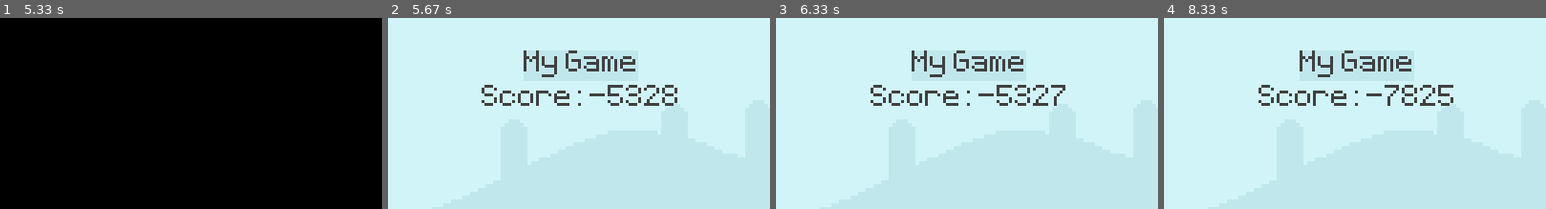
Above: before the commit, frames 1-4 (left to right).
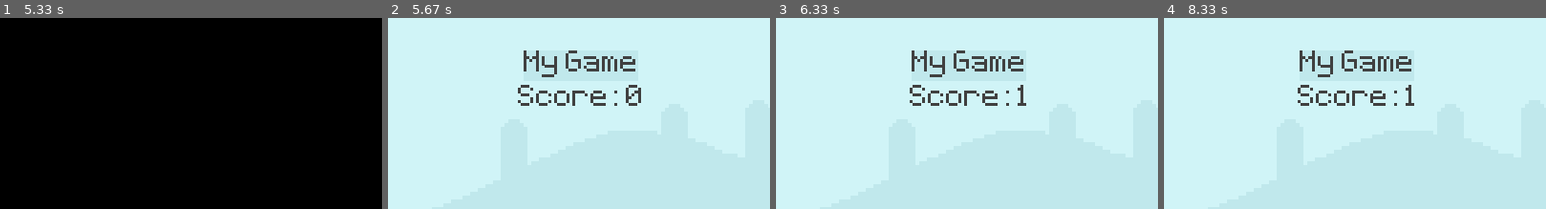
Above: after the commit, the same moments.

Repository: LucasNoffsMotta/PygameProjects
Game: pygame game, started from Pygame - Course/Pygame - Course Main().py
The game is run twice, just before and just after one commit, with the same random seed, the same clock (stepped at 60 frames per second) and the same inputs.
Inputs (mouse positions are % of the whole screen's width and height, from its top left):
- Up to frame 1 (5.33 s): click (10, 64) at 0.38 s; click (10, 17) at 0.72 s; click (10, 64) at 1.55 s; click (10, 17) at 1.88 s; click (10, 64) at 2.72 s; click (10, 17) at 3.05 s
- Up to frame 2 (5.67 s): tap Space at 5.33 s
- Up to frame 3 (6.33 s): tap Space at 5.67, 6.07 s
- Up to frame 4 (8.33 s): tap Space at 6.37, 6.9, 7.2, 7.4, 7.83, 7.97 s
The pictures show only the part of the screen within x 25-75%, y 0-50%; the shares and areas given below are measured in that part.

Frame 1 is identical in both runs. In frame 2, 1.6% of the frame differs, in the area x 24-76%, y 35-46%; in frame 3, 1.9%; in frame 4, 1.9%.

Commit message:
New Files

Diff:
--- /dev/null
+++ b/Pygame - Course/Extra/utilities.py
@@ -0,0 +1,38 @@
+
+
+def save_scores(score):
+    points =str(score)
+    with open('save_score.txt', 'a+') as file:
+        file.write(points + '\n')
+        file.close()
+
+def append_scores():
+    top_scores = list()
+    with open('save_score.txt', 'r+') as file:
+        line = file.readlines()
+        for item in line:
+            item.replace('\n','')
+            top_scores.append(item)
+
+    return top_scores
+
+
+def read_scores(top_scores):
+    lista_final = list()
+    for score in top_scores:
+        new_score = score.replace('\n','')
+        lista_final.append(new_score)
+    return lista_final
+
+
+def ranking_pontos():
+    top_scores = append_scores()
+    scores_list = read_scores(top_scores)
+    lista_ordenada = sorted(scores_list,reverse=True)
+    pos = [(600,100),(600,150),(600,200)]
+    if len(lista_ordenada) > 0:
+        for count in range(0,len(lista_ordenada)):
+            if count <=2:
+                score_text_surf = font.render(f'{count +1} place:  {lista_ordenada[count]} points', False, (45,43,23))
+                score_text_rect = score_text_surf.get_rect(center=(pos[count]))
+                screen.blit(score_text_surf,score_text_rect)
--- /dev/null
+++ b/Pygame - Course/Images/teste.py
@@ -0,0 +1,3 @@
+lista = [3,12,1,2,3,2,44,4,4,3,2,2]
+lista_ordenada = sorted(lista,reverse=True)
+print(lista_ordenada)
--- a/Pygame - Course/Pygame - Course Main().py
+++ b/Pygame - Course/Pygame - Course Main().py
@@ -73,6 +73,7 @@
 
 
 while run:
+    display_score()
 
     #Loop para checar os eventos de input:
     for event in pygame.event.get():
@@ -89,7 +90,7 @@
 
         else:
             if event.type == pygame.KEYDOWN and event.key == pygame.K_SPACE:
-                game_time = pygame.time.get_ticks()
+                game_time = int(pygame.time.get_ticks() / 1000)
                 snail_rect.right = 800
                 game_state = True
 
--- a/Pygame - Course/save_score.txt
+++ /dev/null
@@ -1,7 +0,0 @@
-2
-2
-2
-2
-5
-5
-6
--- a/Pygame - Course/teste - refazendo novamente.py
+++ b/Pygame - Course/teste - refazendo novamente.py
@@ -1,5 +1,6 @@
 import pygame
 import sys
+from random import randint
 
 pygame.init()
 
@@ -33,7 +34,15 @@
 #Player Stand
 player_stand_surf = pygame.image.load('Images/Player/player_stand.png').convert_alpha()
 player_stand_surf = pygame.transform.rotozoom(player_stand_surf,0,2)
-player_stand_surf_rect = player_stand_surf.get_rect(center=(400,130))
+player_stand_surf_rect = player_stand_surf.get_rect(center=(400,190))
+
+#Initial Screen
+start_text = font.render('Press Space to start',False,(111,196,169))
+start_text_rect = start_text.get_rect(center=(400,320))
+game_name_text= font.render('Pixel Runner',False,(111,196,169))
+game_name_rect = game_name_text.get_rect(center = (400,60))
+
+
 
 #Player Jump
 gravity = 0
@@ -45,6 +54,30 @@
 game_time = 0
 
 #Sistema de pontos
+score = 0
+
+#Enemy Spawn
+
+#Enemy List
+enemy_list = []
+
+#Enemy Timer
+obastacle_timer = pygame.USEREVENT + 1
+pygame.time.set_timer(obastacle_timer,900)
+
+
+def move_enemy(enemy_list):
+    if enemy_list:
+        for rect in enemy_list:
+            rect.x -= randint(2,7)
+            screen.blit(snail_surf,rect)
+        return enemy_list
+    else:
+        return []
+
+
+
+
 
 def score_display():
     game_score = int(pygame.time.get_ticks() /1000) - game_time
@@ -54,49 +87,8 @@
     return game_score
 
 
-def save_scores(score):
-    points =str(score)
-    with open('save_score.txt', 'a+') as file:
-        file.write(points + '\n')
-        file.close()
-
-def append_scores():
-    top_scores = list()
-    with open('save_score.txt', 'r+') as file:
-        line = file.readlines()
-        for item in line:
-            item.replace('\n','')
-            top_scores.append(item)
-
-    return top_scores
-
-
-def read_scores(top_scores):
-    lista_final = list()
-    for score in top_scores:
-        new_score = score.replace('\n','')
-        lista_final.append(new_score)
-    return lista_final
-
-
-def ranking_pontos():
-    top_scores = append_scores()
-    scores_list = read_scores(top_scores)
-    lista_ordem = sorted(scores_list,reverse=True)
-    pos = {'primeiro':(600,100),'segundo':(600,150),'terceiro':(600,200)}
-    for count, score in enumerate(lista_ordem):
-        if count == 0:
-            score_text_surf = font.render(f'{count +1} place:  {score} points', False, (45,43,23))
-            score_text_rect = score_text_surf.get_rect(center=(pos['primeiro']))
-            screen.blit(score_text_surf,score_text_rect)
-        if count == 1:
-            score_text_surf = font.render(f'{count + 1} place:  {score} points', False, (45, 43, 23))
-            score_text_rect = score_text_surf.get_rect(center=(pos['segundo']))
-            screen.blit(score_text_surf, score_text_rect)
-        if count == 2:
-            score_text_surf = font.render(f'{count + 1} place:  {score} points', False, (45, 43, 23))
-            score_text_rect = score_text_surf.get_rect(center=(pos['terceiro']))
-            screen.blit(score_text_surf, score_text_rect)
+
+
 
 
 
@@ -111,12 +103,26 @@
     mouse_pos = pygame.mouse.get_pos()
 
     for event in pygame.event.get():
+
+        if event.type == pygame.QUIT:
+            pygame.quit()
+            sys.exit()
 
         if game_running:
 
             if event.type == pygame.KEYDOWN and player_rect.bottom == 300:
                 if event.key == pygame.K_SPACE:
                     gravity = -20
+
+            if event.type == obastacle_timer:
+                enemy_list.append(snail_surf.get_rect(bottomright=(randint(900,1200),300)))
+
+
+
+
+
+
+
 
         else:
             if event.type == pygame.KEYDOWN and event.key == pygame.K_SPACE:
@@ -125,9 +131,7 @@
                 game_time = int(pygame.time.get_ticks()/1000)
                 game_running = True
 
-        if event.type == pygame.QUIT:
-            pygame.quit()
-            sys.exit()
+
 
 
 
@@ -144,12 +148,11 @@
         #Score display
         score = score_display()
 
-
         #Snail
-        screen.blit(snail_surf,snail_rect)
-        snail_rect.x -= 5
-        if snail_rect.right <= 0:
-            snail_rect.left = 900
+        #screen.blit(snail_surf,snail_rect)
+        #snail_rect.x -= 10
+        #if snail_rect.right <= 0:
+        #    snail_rect.left = 900
 
         #Player
         gravity += 1
@@ -160,26 +163,29 @@
 
         #Colide Player x Snail
         if player_rect.colliderect(snail_rect):
-            save_scores(score)
             game_running = False
+        enemy_list = move_enemy(enemy_list)
+
+
+
 
     else:
         screen.fill((98,124,163))
         screen.blit(player_stand_surf,player_stand_surf_rect)
 
 
-        #Continue text:
-        continue_text = font.render('Press Space to continue',False,(64,64,64))
-        continue_text_rect = continue_text.get_rect(center=(400,250))
-        screen.blit(continue_text,continue_text_rect)
-
-        #Exit text:
-        end_text = font.render('Exit',False,(150,50,20))
-        end_text_rect = end_text.get_rect(center=(400,300))
-        screen.blit(end_text,end_text_rect)
+
+
 
         #Score display
-        ranking_pontos()
+        game_score_text = font.render(f'Game Score: {score}', False, (111, 196, 169))
+        game_score_rect = game_score_text.get_rect(center=(400, 350))
+        screen.blit(game_name_text, game_name_rect)
+        if score > 0:
+            screen.blit(game_score_text,game_score_rect)
+        else:
+            # Continue text:
+            screen.blit(start_text, start_text_rect)
 
 
 
